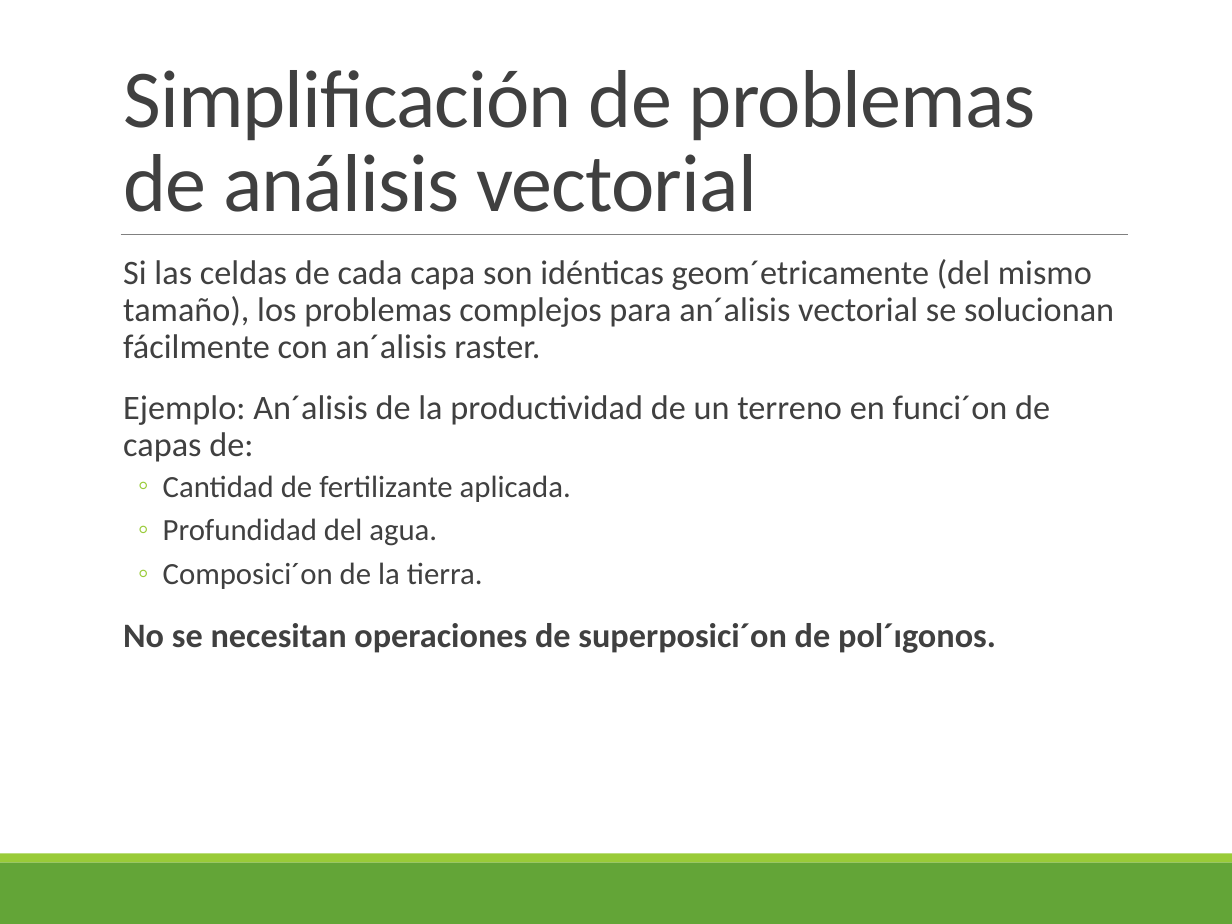
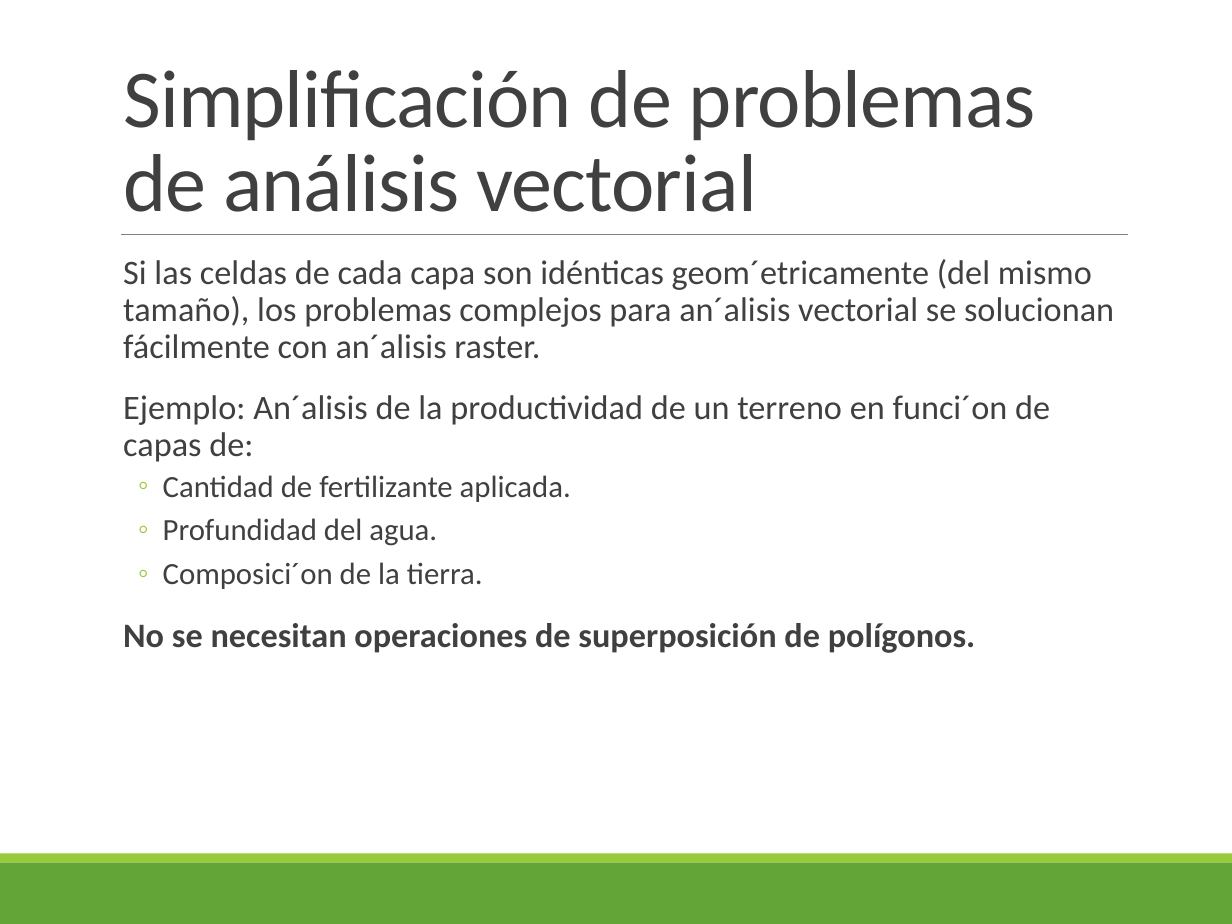
Before and after one commit to alonso-bh/SIG, a slide deck: slide 18 of T5/Tema 5.pptx (slide 17 before the commit). Drawn at 1232x924 pixels with LibreOffice and Linux fonts; fonts in the diff are those of the drawing. Boxes give left, top, right and bottom in pixels: in the first picture for what was removed or moved away, otherwise in the second. Text is boxed around its words. In the diff, an @@ line names an element or a change of style, - is before the commit and + after.

```diff
--- a/T5/Tema 5.pptx
+++ b/T5/Tema 5.pptx
@@ text at <box>123,623,976,653</box>: text changed @@
-  No se necesitan operaciones de superposici´on de pol´ıgonos.
+  No se necesitan operaciones de superposición de polígonos.
```
Also in this commit, not shown: 6 other slides changed, 21 slides added, 36 other files.
